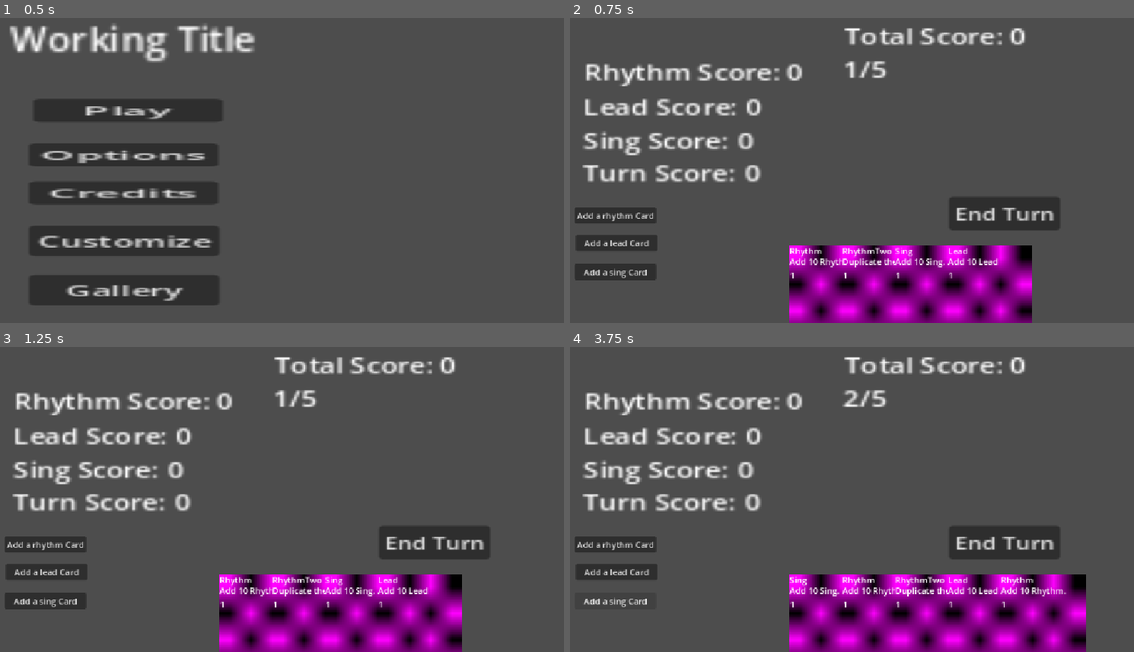
Above: before the commit, frames 1-4 (two rows, left to right).
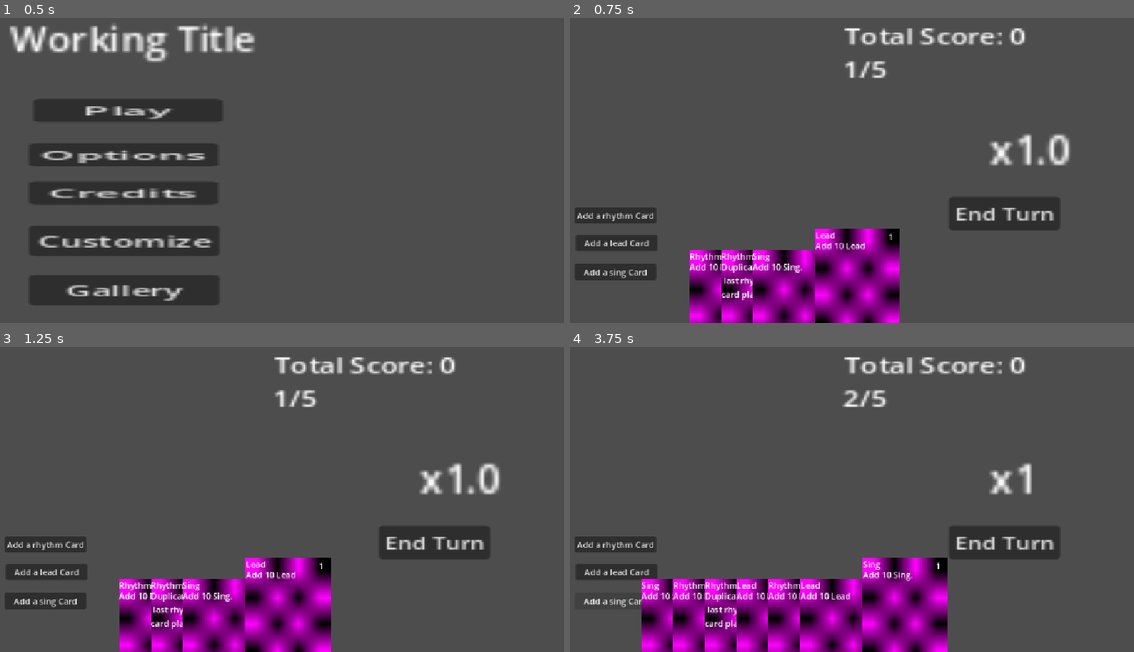
Above: after the commit, the same moments.

Repository: GraysonL133/BandGame
Game: Godot game, scene res://Scenes/Main Menu.tscn
The game is run twice, just before and just after one commit, with the same random seed, the same clock (stepped at 60 frames per second) and the same inputs.
Inputs:
- Up to frame 1 (0.5 s): no input
- Up to frame 2 (0.75 s): click "Play" at 0.5 s
- Up to frame 3 (1.25 s): no input
- Up to frame 4 (3.75 s): click "End Turn" at 1.25 s; click "Add a rhythm Card" at 2 s; click "Add a lead Card" at 2.75 s; click "Add a sing Card" at 3.5 s

Frame 1 is identical in both runs. In frame 2, 20% of the frame differs, in the area x 2-89%, y 14-100%; in frame 3, 20%; in frame 4, 24%, in the area x 2-92%, y 14-100%.

Commit message:
Introduce GameState and hand hover UI
- Added GameState script to centralize score
- Lead/Sing buttons now have functionality
- Added lead score display under card ghosts
- Added sing score display
-Animated hand

Diff:
--- a/band-game/Card.tscn
+++ b/band-game/Card.tscn
@@ -1,6 +1,8 @@
 [gd_scene format=3 uid="uid://dv1wjw47oodul"]
 
 [ext_resource type="Script" uid="uid://i5hy3wud3d7j" path="res://Scripts/Card.gd" id="1_dd2wi"]
+
+[sub_resource type="PlaceholderTexture2D" id="PlaceholderTexture2D_bmxlf"]
 
 [sub_resource type="LabelSettings" id="LabelSettings_cm0pq"]
 
@@ -17,6 +19,7 @@
 layout_mode = 0
 offset_right = 160.0
 offset_bottom = 200.0
+texture = SubResource("PlaceholderTexture2D_bmxlf")
 
 [node name="NameLabel" type="Label" parent="." unique_id=461241499]
 layout_mode = 0
@@ -32,7 +35,30 @@
 
 [node name="CostLabel" type="Label" parent="." unique_id=1423256976]
 layout_mode = 0
-offset_left = 1.0
-offset_top = 46.0
-offset_right = 41.0
-offset_bottom = 69.0
+offset_left = 123.0
+offset_top = 3.0
+offset_right = 163.0
+offset_bottom = 26.0
+horizontal_alignment = 1
+
+[node name="LeadLabel" type="Label" parent="." unique_id=1691185727]
+layout_mode = 0
+offset_left = 64.0
+offset_top = 194.0
+offset_right = 82.0
+offset_bottom = 217.0
+scale = Vector2(2, 2)
+text = "x3"
+horizontal_alignment = 1
+
+[node name="Border" type="Panel" parent="." unique_id=591219342]
+visible = false
+show_behind_parent = true
+layout_mode = 0
+offset_left = -10.0
+offset_top = -10.0
+offset_right = 170.0
+offset_bottom = 210.0
+
+[connection signal="mouse_entered" from="." to="." method="_on_mouse_entered"]
+[connection signal="mouse_exited" from="." to="." method="_on_mouse_exited"]
--- a/band-game/Cards/RhythmTwo.tres
+++ b/band-game/Cards/RhythmTwo.tres
@@ -12,7 +12,9 @@
 [resource]
 script = ExtResource("1_vagu3")
 card_name = "RhythmTwo"
-description = "Duplicate the last rhythm card played"
+description = "Duplicate the
+ last rhythm
+card played"
 rhythm = 1
 art = SubResource("PlaceholderTexture2D_d8u10")
 effect = SubResource("Resource_bmxlf")
--- /dev/null
+++ b/band-game/GameState.gd
@@ -0,0 +1,10 @@
+class_name GameState
+extends Node
+
+
+# A static variable stays in memory and can be accessed from anywhere
+static var rhythmScore = 0
+static var leadScore = 1
+static var singScore = 1.0
+static var totalScore = 0
+static var turnScore = 0
--- a/band-game/Scenes/Card.tscn
+++ /dev/null
@@ -1,45 +0,0 @@
-[gd_scene format=3 uid="uid://dv1wjw47oodul"]
-
-[ext_resource type="Script" uid="uid://i5hy3wud3d7j" path="res://Scripts/Card.gd" id="1_dd2wi"]
-
-[sub_resource type="LabelSettings" id="LabelSettings_cm0pq"]
-
-[node name="Card" type="Control" unique_id=1717311364]
-layout_mode = 3
-anchors_preset = 15
-anchor_right = 1.0
-anchor_bottom = 1.0
-grow_horizontal = 2
-grow_vertical = 2
-script = ExtResource("1_dd2wi")
-
-[node name="Background" type="TextureRect" parent="." unique_id=1461205092]
-layout_mode = 0
-offset_right = 160.0
-offset_bottom = 200.0
-
-[node name="NameLabel" type="Label" parent="." unique_id=461241499]
-layout_mode = 0
-offset_right = 40.0
-offset_bottom = 23.0
-label_settings = SubResource("LabelSettings_cm0pq")
-
-[node name="DescLabel" type="Label" parent="." unique_id=664386844]
-layout_mode = 0
-offset_top = 20.0
-offset_right = 40.0
-offset_bottom = 43.0
-
-[node name="CostLabel" type="Label" parent="." unique_id=1423256976]
-layout_mode = 0
-offset_left = 1.0
-offset_top = 46.0
-offset_right = 41.0
-offset_bottom = 69.0
-
-[node name="Border" type="Panel" parent="." unique_id=1343991024]
-layout_mode = 0
-offset_left = -5.0
-offset_top = -5.0
-offset_right = 165.0
-offset_bottom = 205.0
--- a/band-game/Scenes/Main.tscn
+++ b/band-game/Scenes/Main.tscn
@@ -1,7 +1,7 @@
 [gd_scene format=3 uid="uid://b8jbs1mxfbfx5"]
 
 [ext_resource type="Script" uid="uid://d1ldqep0pyhp8" path="res://Scripts/game.gd" id="1_vy5pj"]
-[ext_resource type="PackedScene" uid="uid://dv1wjw47oodul" path="res://Scenes/Card.tscn" id="2_bmxlf"]
+[ext_resource type="PackedScene" uid="uid://dv1wjw47oodul" path="res://Card.tscn" id="2_bmxlf"]
 [ext_resource type="Script" uid="uid://bx6y3057cudoi" path="res://Scripts/card_data.gd" id="3_4kpch"]
 [ext_resource type="Resource" uid="uid://cfq8vsh4xbmcn" path="res://Cards/Lead.tres" id="4_grg3l"]
 [ext_resource type="Resource" uid="uid://d1d64e5neud2i" path="res://Cards/Rhythm.tres" id="5_frkhe"]
@@ -19,29 +19,28 @@
 [node name="HandLayer" type="CanvasLayer" parent="." unique_id=1302286153]
 layer = 10
 
+[node name="Card" parent="HandLayer" unique_id=1717311364 instance=ExtResource("2_bmxlf")]
+anchors_preset = -1
+anchor_left = -6.4
+anchor_top = -16.6
+anchor_right = -6.4
+anchor_bottom = -16.6
+offset_left = 6945.8003
+offset_top = 10913.8
+offset_right = 6945.8003
+offset_bottom = 10913.8
+grow_horizontal = 1
+grow_vertical = 1
+metadata/_edit_use_anchors_ = true
+
 [node name="HandContainer" type="Control" parent="HandLayer" unique_id=528911650]
 layout_mode = 3
 anchors_preset = 0
 offset_left = 460.0
-offset_top = 611.0
+offset_top = 510.0
 offset_right = 500.0
-offset_bottom = 651.0
+offset_bottom = 550.0
 script = ExtResource("7_vy5pj")
-
-[node name="Card" parent="HandLayer/HandContainer" unique_id=1717311364 instance=ExtResource("2_bmxlf")]
-layout_mode = 1
-anchors_preset = -1
-anchor_left = -7.7
-anchor_top = -14.95
-anchor_right = -7.7
-anchor_bottom = -14.95
-offset_left = 301.0
-offset_top = 523.0
-offset_right = 301.0
-offset_bottom = 523.0
-grow_horizontal = 1
-grow_vertical = 1
-metadata/_edit_use_anchors_ = true
 
 [node name="WorldLayer" type="CanvasLayer" parent="." unique_id=2102306221]
 layer = 2
@@ -82,6 +81,7 @@
 text = "Round"
 
 [node name="RhythmLabel" type="Label" parent="WorldLayer" unique_id=957274054]
+visible = false
 offset_left = 111.00001
 offset_top = 142.0
 offset_right = 218.0
@@ -91,6 +91,7 @@
 script = ExtResource("9_2w5on")
 
 [node name="LeadLabel" type="Label" parent="WorldLayer" unique_id=1161486049]
+visible = false
 offset_left = 109.0
 offset_top = 208.0
 offset_right = 192.0
@@ -100,15 +101,16 @@
 script = ExtResource("9_2w5on")
 
 [node name="SingLabel" type="Label" parent="WorldLayer" unique_id=1140446398]
-offset_left = 109.00001
-offset_top = 272.0
-offset_right = 201.0
-offset_bottom = 295.0
-scale = Vector2(3.3019056, 2.5880637)
-text = "Sing Score:"
+offset_left = 879.0
+offset_top = 262.0
+offset_right = 897.0
+offset_bottom = 285.0
+scale = Vector2(4.78, 4.78)
+text = "x1"
 script = ExtResource("9_2w5on")
 
 [node name="TurnLabel" type="Label" parent="WorldLayer" unique_id=296819040]
+visible = false
 offset_left = 109.00001
 offset_top = 333.0
 offset_right = 201.0
@@ -146,17 +148,18 @@
 anchor_top = 0.5
 anchor_right = 0.5
 anchor_bottom = 0.5
-offset_left = -80.0
-offset_top = -100.0
-offset_right = 80.0
-offset_bottom = 100.0
+offset_left = -419.0
+offset_top = -138.0
+offset_right = -259.0
+offset_bottom = 62.0
 grow_horizontal = 2
 grow_vertical = 2
 theme_override_constants/separation = 200
 alignment = 1
 
-[connection signal="mouse_entered" from="HandLayer/HandContainer/Card" to="HandLayer/HandContainer/Card" method="_on_mouse_entered"]
-[connection signal="mouse_exited" from="HandLayer/HandContainer/Card" to="HandLayer/HandContainer/Card" method="_on_mouse_exited"]
-[connection signal="card_played" from="WorldLayer/PlayArea" to="HandLayer/HandContainer/Card" method="_on_play_area_card_played"]
+[connection signal="mouse_entered" from="HandLayer/Card" to="." method="_on_card_mouse_entered"]
+[connection signal="card_played" from="WorldLayer/PlayArea" to="HandLayer/Card" method="_on_play_area_card_played"]
 [connection signal="pressed" from="WorldLayer/Button" to="." method="_on_button_pressed"]
 [connection signal="pressed" from="WorldLayer/AddRhythmButton" to="." method="_on_add_rhythm_button_pressed"]
+[connection signal="pressed" from="WorldLayer/AddLeadButton" to="." method="_on_add_lead_button_pressed"]
+[connection signal="pressed" from="WorldLayer/AddSingButton" to="." method="_on_add_sing_button_pressed"]
--- a/band-game/Scenes/Shop.tscn
+++ b/band-game/Scenes/Shop.tscn
@@ -6,10 +6,10 @@
 script = ExtResource("1_kjfcx")
 
 [node name="Button" type="Button" parent="." unique_id=1979497881]
-offset_left = 313.0
-offset_top = 288.0
-offset_right = 321.0
-offset_bottom = 296.0
+offset_left = 734.0
+offset_top = 303.0
+offset_right = 846.0
+offset_bottom = 334.0
 scale = Vector2(3.232348, 3.1002052)
 text = "Back to game"
 
--- a/band-game/Scripts/Card.gd
+++ b/band-game/Scripts/Card.gd
@@ -11,12 +11,19 @@
 @onready var cost_label: Label = $CostLabel
 @onready var desc_label: Label = $DescLabel
 @onready var background: TextureRect = $Background
-@onready var border: Panel = $Border
+#@onready var border: Panel = $Border
+@onready var lead_label: Label = $LeadLabel
+
+@onready var Main = $"../.."
+
+signal cardHovered(card: Card)
 
 func _ready() -> void:
 	if data:
 		setup(data)
-	border.visible = false
+	lead_label.visible = false
+	#border.visible = false
+	#print(str(Main))
 
 func setup(card_data: CardData) -> void:
 	data = card_data
@@ -31,6 +38,8 @@
 	is_animating = true
 	animation_time = 0.0
 	start_y = position.y
+	lead_label.visible = true
+	#border.visible = false
 
 # --- Drag and drop (Godot 4 Control virtuals) ---
 func _get_drag_data(_at_position: Vector2) -> Variant:
@@ -46,3 +55,8 @@
 		return
 	animation_time += delta
 	position.y = start_y + sin(animation_time * 2.0) * 10.0
+	lead_label.text = ("x" + str(GameState.leadScore))
+
+func _on_mouse_entered() -> void:
+	cardHovered.emit(self)
+	#border.visible = true
--- a/band-game/Scripts/CardEffect.gd
+++ b/band-game/Scripts/CardEffect.gd
@@ -1,5 +1,5 @@
 class_name CardEffect
 extends Resource
 
-func execute(game, target) -> void:
+func execute(_game, _target) -> void:
 	pass
--- a/band-game/Scripts/game.gd
+++ b/band-game/Scripts/game.gd
@@ -6,17 +6,20 @@
 @onready var roundLabel = $WorldLayer/RoundLabel
 
 # Declare Score Variables
-@onready var rhythmScore = 0
-@onready var leadScore = 0
-@onready var singScore = 0
-@onready var totalScore = 0
-@onready var turnScore = 0
+#@onready var rhythmScore = 0
+#@onready var leadScore = 0
+#@onready var singScore = 0
+#@onready var totalScore = 0
+#@onready var turnScore = 0
+
+
+@onready var lead_label: Label
 
 #Declare which round it is
 @onready var currentRound = 0
 @export var roundTarget = 5
 
-@onready var spacing = 100
+@onready var spacing = 60
 
 var ghost_nodes: Array = []
 var deck: Array[CardData] = []
@@ -39,6 +42,7 @@
 
 func _ready_connections() -> void:
 	$WorldLayer/PlayArea.card_played.connect(_on_card_played)
+	$HandLayer/Card.cardHovered.connect(_on_card_hovered)
 
 func _on_card_played(card: Card) -> void:
 
@@ -62,31 +66,36 @@
 			rCards.append(card_data)
 			createGhost(card_data)
 
+
 func addRhythm(amount):
-	rhythmScore += amount
+	GameState.rhythmScore += amount
 
 func addLead(amount):
-	leadScore += amount
+	GameState.leadScore += amount
 
 func addSing(amount):
-	singScore += amount
+	GameState.singScore += amount
 
 func duplicateLastRCard():
 		var card_data = rCards.back()
-		print("Card duplicated: ", str(card_data))
+		if (card_data == null):
+			return
 		rCards.append(card_data)
 		createGhost(card_data)
 
+func _on_card_hovered(card):
+	rearrange_hand(card)
+
 func calculateScore(rhythm, lead, sing):
 	for i in range(rCards.size()):
-		turnScore = (((totalScore + rCards[i].rhythm) * lead) * sing)
-	totalScore = (totalScore + turnScore)
+		GameState.turnScore = (((GameState.totalScore + rCards[i].rhythm) * lead) * sing)
+	GameState.totalScore = (GameState.totalScore + GameState.turnScore)
 
 func clearScore():
-	rhythmScore = 0
-	leadScore = 0
-	singScore = 0
-	turnScore = 0
+	GameState.rhythmScore = 0
+	GameState.leadScore = 1
+	GameState.singScore = 1
+	GameState.turnScore = 0
 
 func clear_ghosts():
 	for ghost_node in ghost_nodes:
@@ -102,11 +111,8 @@
 	ghost_nodes.append(ghost)
 	ghost.modulate.a = 0.5
 	ghost_container.position = Vector2(500, 300)
+	ghost.scale = Vector2(0.2,0.2)
 	ghost.start_ghost_animation()
-	print("Ghost added: ", ghost)
-	print("Ghost visible: ", ghost.visible)
-	print("Ghost position: ", ghost.global_position)
-	print("Ghost size: ", ghost.size)
 
 func _ready() -> void:
 	_ready_connections()
@@ -131,21 +137,33 @@
 	hand_container.add_child(card)   # HBoxContainer lays it out for us
 	card.setup(card_data)
 	hand.append(card)
-	rearrange_hand()
+	card.cardHovered.connect(_on_card_hovered)
+	rearrange_hand(card)
 
 func draw_hand() -> void:
 	for i in HAND_SIZE:
 		draw_card()
 
-func rearrange_hand():
+func rearrange_hand(card):
+
+	var center_index = (hand.size() - 1) / 2.0
+
 	for i in range(hand.size()):
-		var card = hand[i]
-
-		# Calculate Y position: index multiplied by spacing
-		var target_x = i * spacing
-
-		# Set the position (X stays 0, Y changes based on position in hand)
-		card.global_position = Vector2(500 + target_x, 500)
+		# Base resting position for each card
+		var target_x = (i - center_index) * spacing
+		var target_y = 0.0
+		var hovered_index = hand.find(card)
+		# Apply spread if a card is currently hovered
+		if card != null:
+			if i < hovered_index:
+				target_x -= spacing # Push left
+			elif i > hovered_index:
+				target_x += spacing # Push right
+			else:
+				target_y -= 40.0 # Pop the hovered card upwards slightly
+			var tween = create_tween().set_parallel(true).set_trans(Tween.TRANS_QUAD).set_ease(Tween.EASE_OUT)
+			tween.tween_property(hand[i], "position:x", target_x, 0.2)
+			tween.tween_property(hand[i], "position:y", target_y, 0.2)
 
 func reshuffle_discard_into_deck() -> void:
 	deck.append_array(discard)
@@ -165,9 +183,13 @@
 	for card in hand:
 		discard.append(card.data)
 		card.queue_free()
-	calculateScore(rhythmScore, leadScore, singScore)
+	calculateScore(GameState.rhythmScore, GameState.leadScore, GameState.singScore)
 	hand.clear()
 	clear_ghosts()
+	print("Lead Score: " + str(GameState.leadScore))
+	print("Sing Score: " + str(GameState.singScore))
+	print("Rhythm Score: " + str(GameState.rhythmScore))
+	print("Total Score: " + str(GameState.totalScore))
 	clearScore()
 	start_turn()
 	if (currentRound > roundTarget):
@@ -178,7 +200,6 @@
 
 func updateRound():
 	currentRound = currentRound + 1
-	print(str(currentRound) + "/" + str(roundTarget))
 	roundLabel.text = str(currentRound) + "/" + str(roundTarget)
 
 func _on_button_pressed() -> void:
@@ -189,10 +210,18 @@
 
 
 func _on_add_rhythm_button_pressed() -> void:                 # nothing left anywhere
-
 	var card_data: CardData = preload("res://Cards/Rhythm.tres")
-	var card: Card = card_scene.instantiate()
-	hand_container.add_child(card)   # HBoxContainer lays it out for us
-	card.setup(card_data)
-	hand.append(card)
-	rearrange_hand()
+	deck.append(card_data)
+	draw_card()
+
+
+func _on_add_lead_button_pressed() -> void:
+	var card_data: CardData = preload("res://Cards/Lead.tres")
+	deck.append(card_data)
+	draw_card()
+
+
+func _on_add_sing_button_pressed() -> void:
+	var card_data: CardData = preload("res://Cards/Sing.tres")
+	deck.append(card_data)
+	draw_card()
--- a/band-game/Scripts/label.gd
+++ b/band-game/Scripts/label.gd
@@ -12,8 +12,8 @@
 
 # Called every frame. 'delta' is the elapsed time since the previous frame.
 func _process(_delta: float) -> void:
-	rhythmLabel.text = "Rhythm Score: " + str(owner.rhythmScore)
-	leadLabel.text = "Lead Score: " + str(owner.leadScore)
-	singLabel.text = "Sing Score: " + str(owner.singScore)
-	totalLabel.text = "Total Score: " + str(owner.totalScore)
-	turnLabel.text = "Turn Score: " + str(owner.turnScore)
+	rhythmLabel.text = "Rhythm Score: " + str(GameState.rhythmScore)
+	leadLabel.text = "Lead Score: " + str(GameState.leadScore)
+	singLabel.text = "x" + str(GameState.singScore)
+	totalLabel.text = "Total Score: " + str(GameState.totalScore)
+	turnLabel.text = "Turn Score: " + str(GameState.turnScore)
--- a/band-game/Scripts/play_area.gd
+++ b/band-game/Scripts/play_area.gd
@@ -7,11 +7,8 @@
 
 func _can_drop_data(_at_position: Vector2, data: Variant) -> bool:
 	# Only accept Card payloads.
-
-	print("Can Drop")
 	return data is Card
 
 func _drop_data(_at_position: Vector2, data: Variant) -> void:
 	var card: Card = data as Card
-	print("Dropped");
 	card_played.emit(card)
Not shown, added: band-game/GameState.gd.uid
